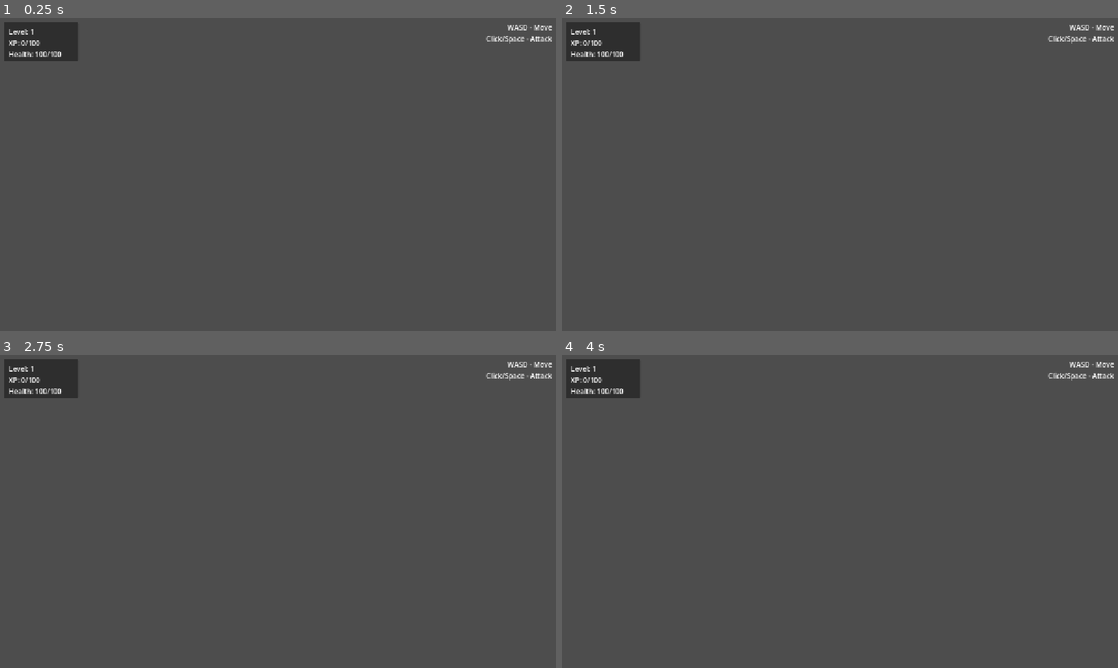
Above: before the commit, frames 1-4 (two rows, left to right).
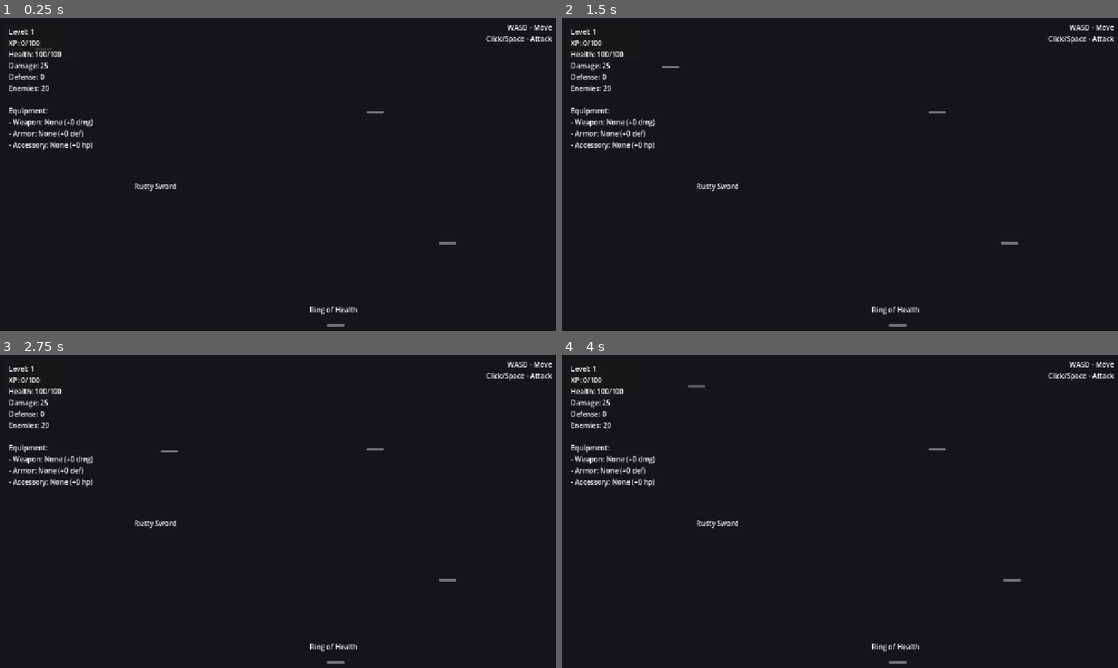
Above: after the commit, the same moments.

Repository: thegoatleroyjenkins/arpg-game
Game: Godot game, scene res://main.tscn
The game is run twice, just before and just after one commit, with the same random seed, the same clock (stepped at 60 frames per second) and the same inputs.
Inputs (mouse positions are in pixels of both pictures, inside the frame that each line leads up to):
- Up to frame 1 (0.25 s): no input
- Up to frame 2 (1.5 s): tap Enter at 0.5 s; move the mouse to (962, 158) at 0.52 s; press the mouse at (962, 158) at 0.53 s; hold D (move_right) 0.53-1.28 s; tap Space at 1.25 s; move the mouse to (728, 190) at 1.27 s; release the mouse at (728, 190) at 1.28 s; hold S (move_down) from 1.28 s (still down); click (728, 190) at 1.35 s
- Up to frame 3 (2.75 s): tap Enter at 2 s; move the mouse to (333, 442) at 2.02 s; release S (move_down) at 2.03 s; press the mouse at (333, 442) at 2.03 s; hold D (move_right) from 2.03 s (still down)
- Up to frame 4 (4 s): tap Space at 2.75 s; move the mouse to (812, 574) at 2.77 s; release D (move_right) at 2.78 s; release the mouse at (812, 574) at 2.78 s; hold W (move_up) 2.78-3.53 s; click (812, 574) at 2.85 s; tap Enter at 3.5 s; move the mouse to (1006, 558) at 3.52 s; press the mouse at (1006, 558) at 3.53 s; hold A (move_left) from 3.53 s (still down)

The runs differ from the first frame. In frame 1, 98% of the frame differs, in the area x 0-100%, y 0-100%; in frame 2, 98%; in frame 3, 98%; in frame 4, 98%.
Error before the commit: Parse Error: Identifier "TerrainTileSource" not declared in the current scope. (res://main.gd:45)

Commit message:
Fix Godot 4 parsing/export setup and enable Windows export

Diff:
--- a/enemy.gd
+++ b/enemy.gd
@@ -154,7 +154,7 @@
 
 	# Check for retreat condition (low health)
 	if current_health < max_health * 0.25 and enemy_type != EnemyType.TANK:
-		if state_machine.current_state is not RetreatState:
+		if not (state_machine.current_state is RetreatState):
 			state_machine.change_state("retreat")
 
 func can_see_player() -> bool:
--- a/equipment.tscn
+++ b/equipment.tscn
@@ -1,6 +1,9 @@
-[gd_scene load_steps=2 format=3 uid="uid://equipment"]
+[gd_scene load_steps=3 format=3 uid="uid://equipment"]
 
 [ext_resource type="Script" path="res://equipment.gd" id="1_equipment"]
+
+[sub_resource type="CircleShape2D" id="CircleShape2D_1"]
+radius = 16.0
 
 [node name="Equipment" type="Area2D"]
 script = ExtResource("1_equipment")
@@ -9,7 +12,7 @@
 modulate = Color(0.3, 0.8, 1, 1)
 
 [node name="CollisionShape2D" type="CollisionShape2D" parent="."]
-shape = CircleShape2D.new()
+shape = SubResource("CircleShape2D_1")
 
 [node name="Label" type="Label" parent="."]
 anchors_preset = 5
--- a/main.gd
+++ b/main.gd
@@ -36,14 +36,14 @@
 	camera.position = camera.position.lerp(player.position, 0.1)
 
 func _generate_floor():
-	# Create tile map for floor
-	var tile_map = TileMapLayer.new()
-	tile_map.name = "Floor"
-	add_child(tile_map)
-
-	# Use default tileset or create simple tiles
-	var terrain = TerrainTileSource.new()
-	tile_map.tile_set = terrain.create_tile_set()
+	# Simple floor placeholder (avoids editor-only tile setup requirements)
+	var floor = ColorRect.new()
+	floor.name = "Floor"
+	floor.color = Color(0.08, 0.08, 0.1)
+	floor.size = world_size
+	floor.position = Vector2.ZERO
+	floor.z_index = -10
+	add_child(floor)
 
 func _generate_enemies(count):
 	enemies_remaining = count
--- a/main.tscn
+++ b/main.tscn
@@ -24,9 +24,7 @@
 offset_top = 20.0
 offset_right = 170.0
 offset_bottom = 90.0
-text = "Level: 1
-XP: 0/100
-Health: 100/100"
+text = "Level: 1\nXP: 0/100\nHealth: 100/100"
 
 [node name="ControlsHint" type="Label" parent="UI"]
 anchors_preset = 7
@@ -37,5 +35,4 @@
 offset_right = -10.0
 offset_bottom = 80.0
 horizontal_alignment = 2
-text = "WASD - Move
-Click/Space - Attack"
+text = "WASD - Move\nClick/Space - Attack"
--- a/player.tscn
+++ b/player.tscn
@@ -1,6 +1,12 @@
-[gd_scene load_steps=2 format=3 uid="uid://player_scene"]
+[gd_scene load_steps=4 format=3 uid="uid://player_scene"]
 
 [ext_resource type="Script" path="res://player.gd" id="1_player"]
+
+[sub_resource type="CircleShape2D" id="CircleShape2D_player"]
+radius = 14.0
+
+[sub_resource type="CircleShape2D" id="CircleShape2D_attack"]
+radius = 34.0
 
 [node name="Player" type="CharacterBody2D"]
 script = ExtResource("1_player")
@@ -9,12 +15,12 @@
 modulate = Color(0.3, 0.6, 1, 1)
 
 [node name="CollisionShape2D" type="CollisionShape2D" parent="."]
-shape = CircleShape2D.new()
+shape = SubResource("CircleShape2D_player")
 
 [node name="AttackArea" type="Area2D" parent="."]
 
 [node name="CollisionShape2D" type="CollisionShape2D" parent="AttackArea"]
-shape = CircleShape2D.new()
+shape = SubResource("CircleShape2D_attack")
 
 [node name="HealthBar" type="ProgressBar" parent="."]
 offset_left = -20.0
Not shown, changed: export_presets.cfg
Not shown, added: .gitignore
